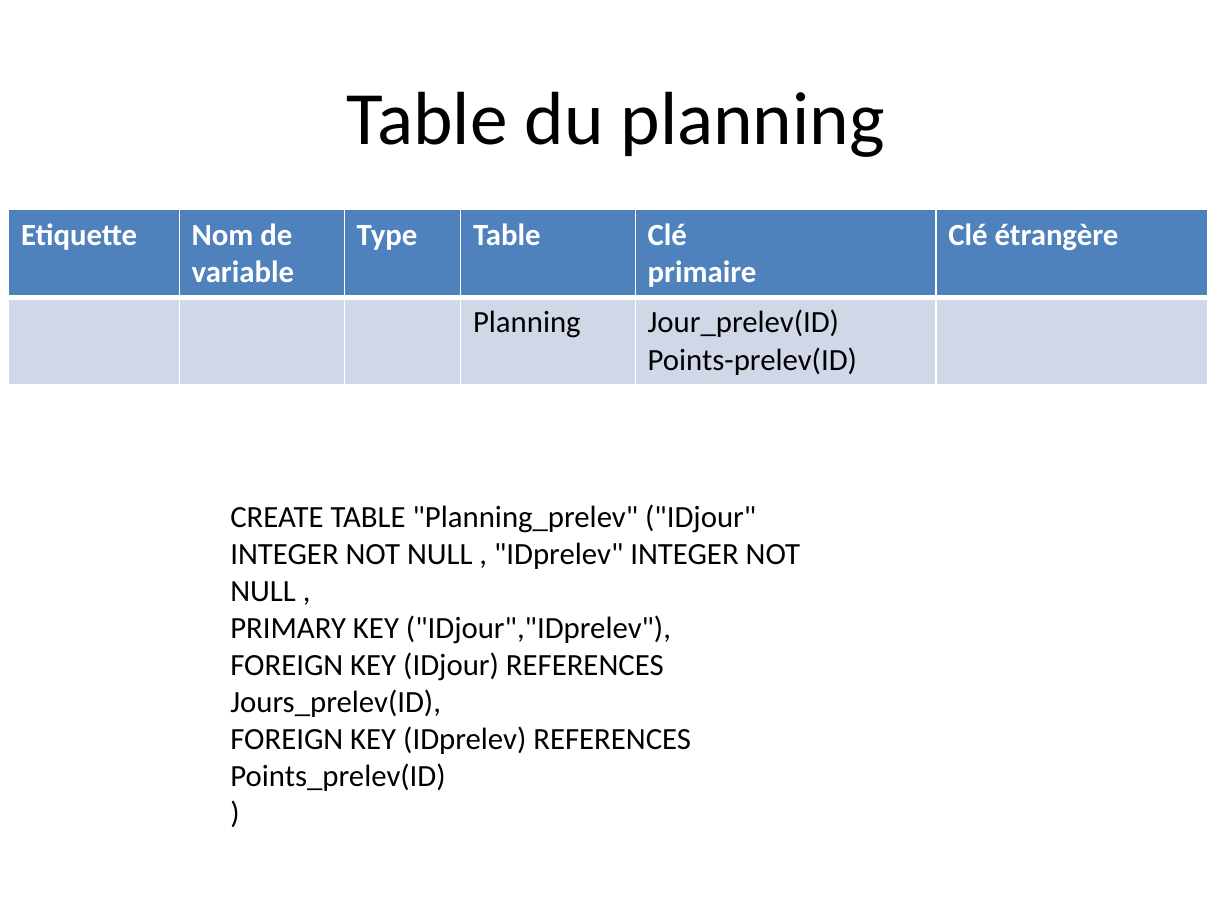
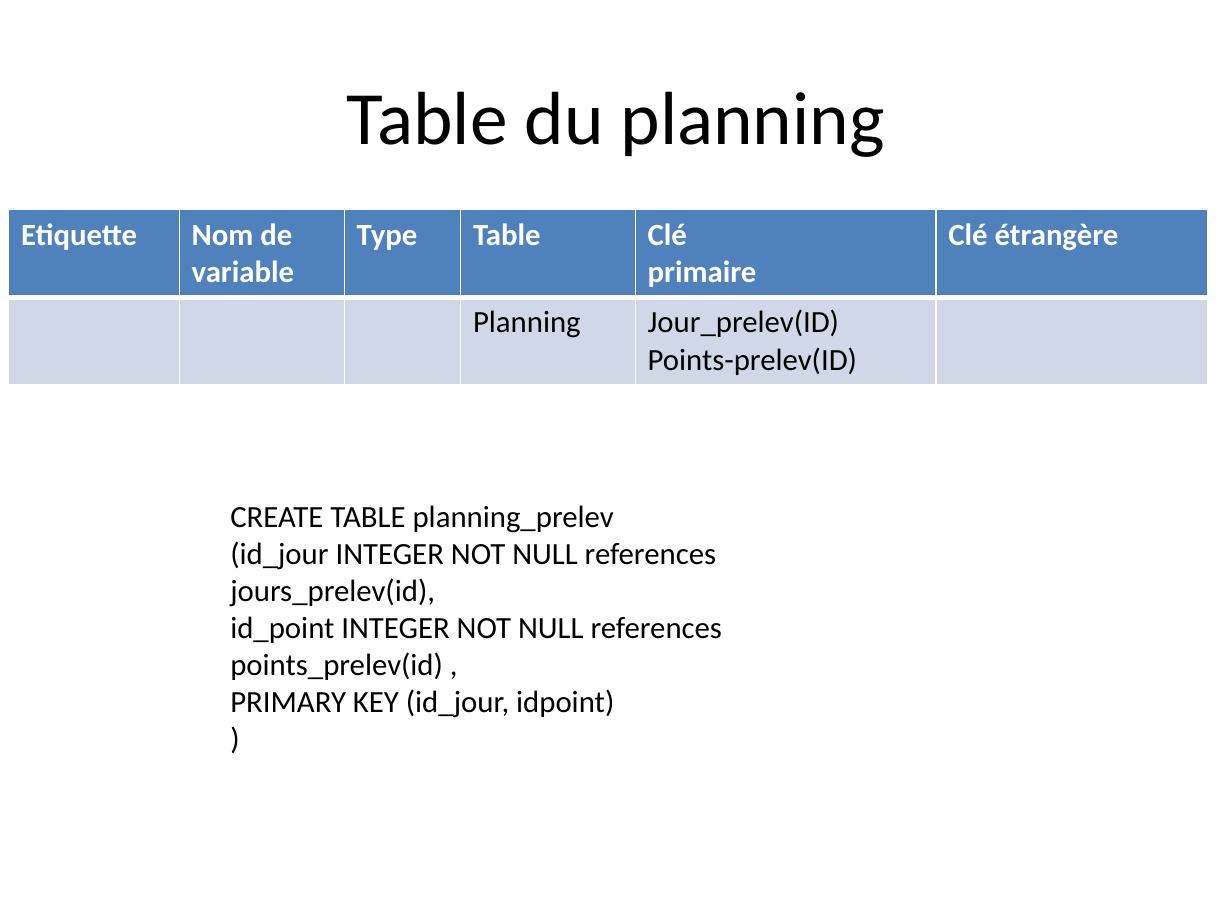
Before and after one commit to liavtavo/controle_microbio, a slide deck: slide 10 of php.pptx (slide 11 before the commit). Drawn at 1232x924 pixels with LibreOffice and Linux fonts; fonts in the diff are those of the drawing. Boxes give left, top, right and bottom in pixels: in the first picture for what was removed or moved away, otherwise in the second. Text is boxed around its words. In the diff, an @@ line names an element or a change of style, - is before the commit and + after.

```diff
--- a/php.pptx
+++ b/php.pptx
@@ text at (x1=230, y1=505, x2=722, y2=718): text changed @@
-CREATE TABLE "Planning_prelev" ("IDjour" INTEGER NOT NULL , "IDprelev" INTEGER NOT NULL ,
-PRIMARY KEY ("IDjour","IDprelev"),
-FOREIGN KEY (IDjour) REFERENCES Jours_prelev(ID),
-FOREIGN KEY (IDprelev) REFERENCES Points_prelev(ID)
+CREATE TABLE planning_prelev
+(id_jour INTEGER NOT NULL references jours_prelev(id),
+id_point INTEGER NOT NULL references points_prelev(id) ,
+PRIMARY KEY (id_jour, idpoint)
```
Also in this commit, not shown: 12 other slides changed, 1 slide added, 1 slide removed.
